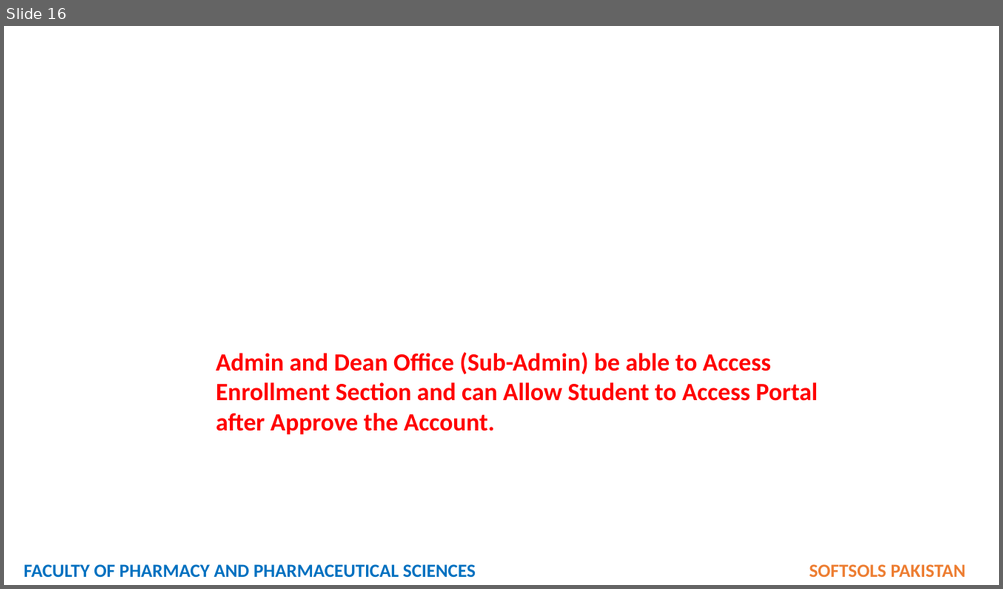
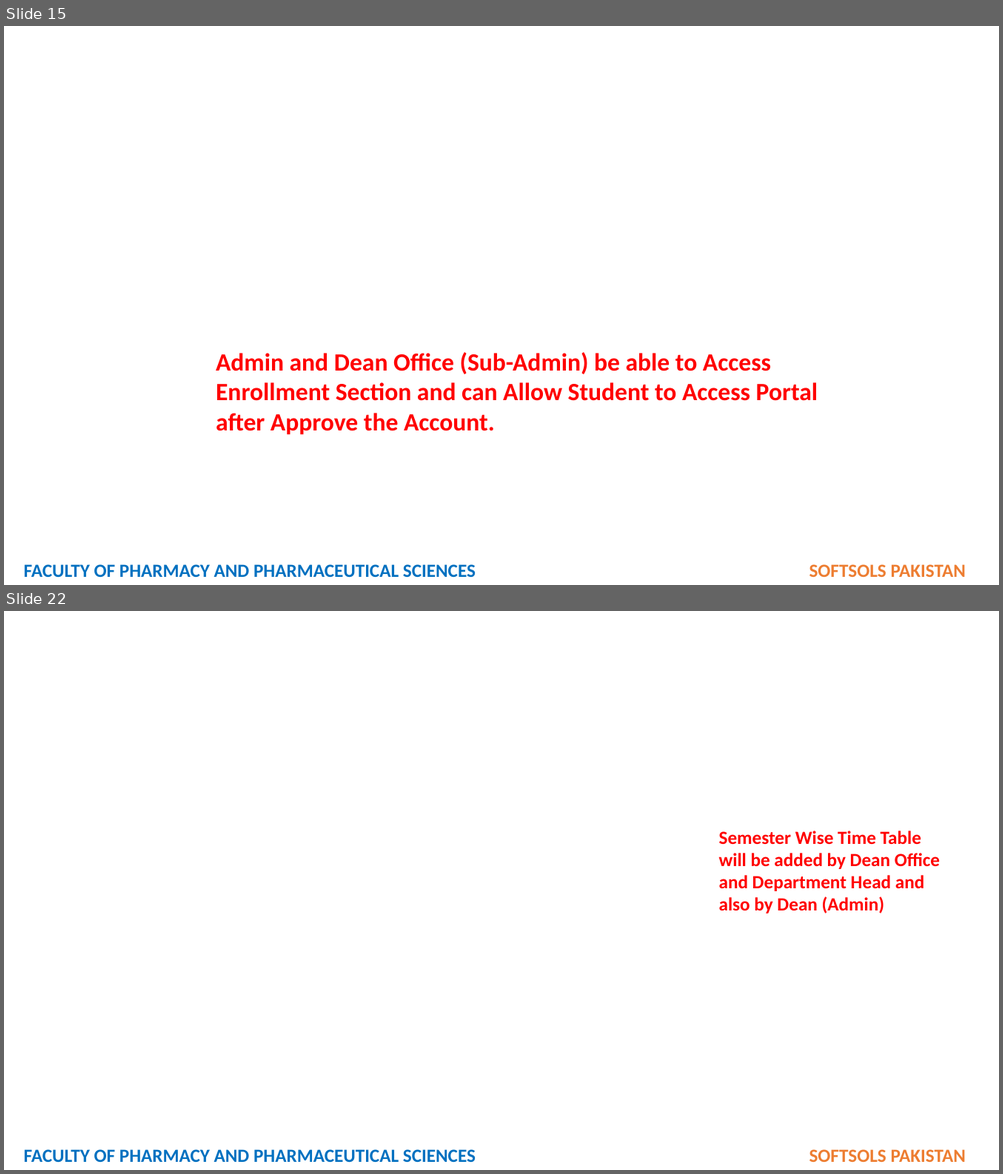
Before and after one commit to softsolspk1/fop, a slide deck: SUPER ADMIN ROLE - DEAN ROLE.pptx. Shown one above the other, each under a label of ours: slide 16 before the commit, slides 15 and 22 after it; the slides between them are not shown. The pictures are 1003x589 and 1003x1174 pixels, drawn with LibreOffice and Linux fonts; fonts in the diff are those of the drawing; background and template pictures are left out. Boxes give left, top, right and bottom in pixels: in the first picture for what was removed or moved away, otherwise in the second. Text is boxed around its words. In the diff, an @@ line names an element or a change of style, - is before the commit and + after.

```diff
--- a/SUPER ADMIN ROLE - DEAN ROLE.pptx
+++ b/SUPER ADMIN ROLE - DEAN ROLE.pptx
@@ slide 22 added at [4,611,999,1170], background picture (left out) @@
@@ text added at [719,831,939,914], 18 pt, text #FF0000, bold @@
+Semester Wise Time Table will be added by Dean Office and Department Head and also by Dean (Admin)
@@ text added at [24,1150,965,1163], 18 pt, text #0070C0, bold @@
+FACULTY OF PHARMACY AND PHARMACEUTICAL SCIENCES SOFTSOLS PAKISTAN
@@ what was slide 16 is now slide 15 @@
```
Also in this commit, not shown: 1 slide changed, 12 other slides added, 9 other files.
